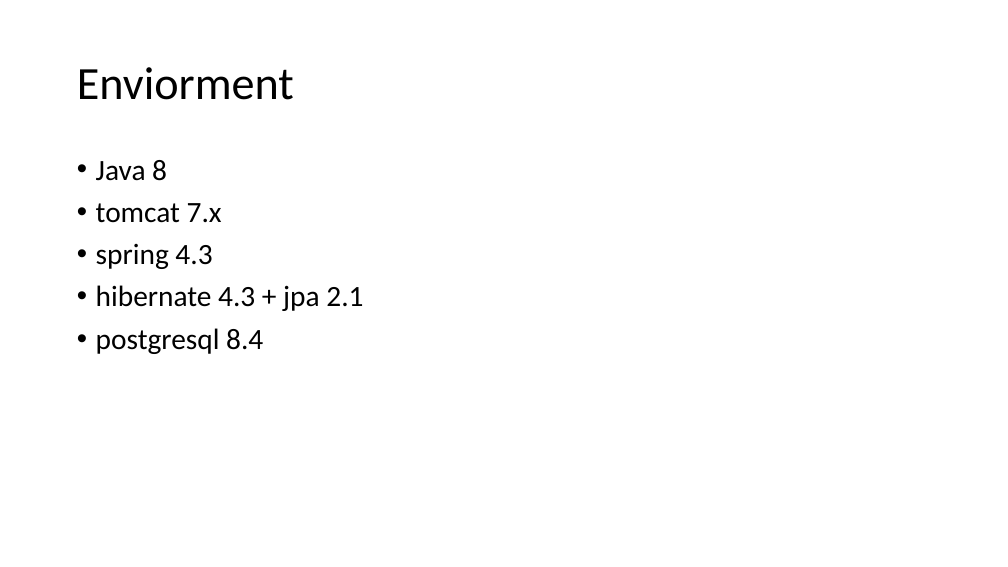
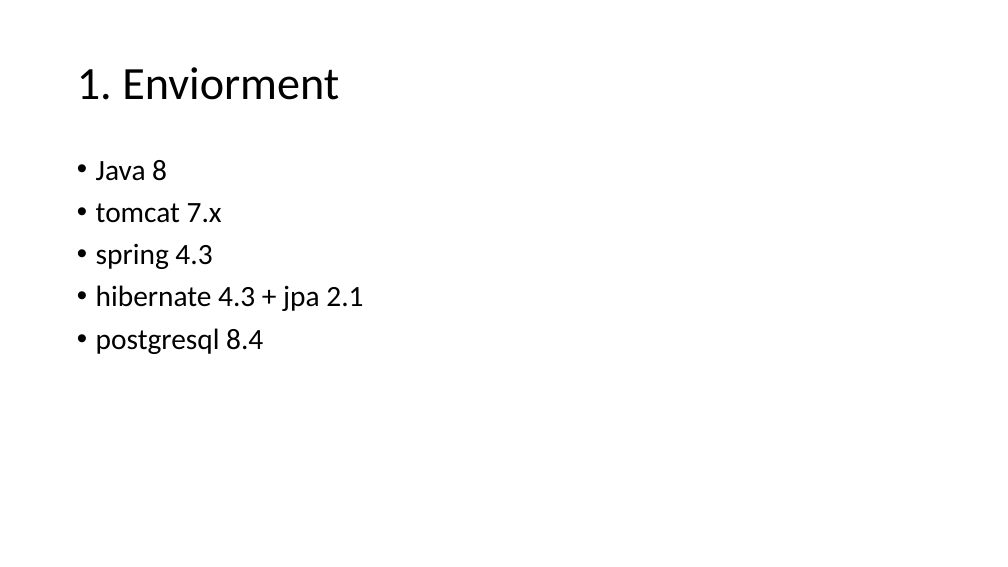
Before and after one commit to lawren43/mytest-repo, a slide deck: slide 2 of test-springmvc/doc/2.JPA Programming.pptx. Drawn at 1008x567 pixels with LibreOffice and Linux fonts; fonts in the diff are those of the drawing. Boxes give left, top, right and bottom in pixels: in the first picture for what was removed or moved away, otherwise in the second. Text is boxed around its words. In the diff, an @@ line names an element or a change of style, - is before the commit and + after.

```diff
--- a/test-springmvc/doc/2.JPA Programming.pptx
+++ b/test-springmvc/doc/2.JPA Programming.pptx
@@ title at [77, 67, 339, 100]: text changed @@
-Enviorment
+1. Enviorment
```
Also in this commit, not shown: 11 other slides changed, 9 other files.
